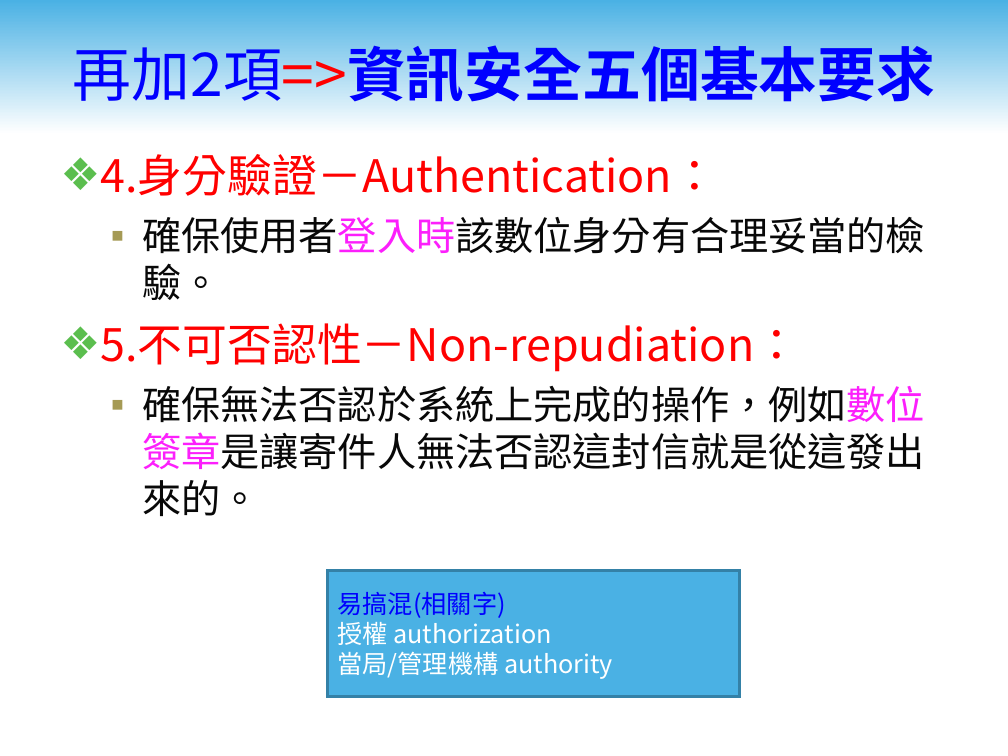
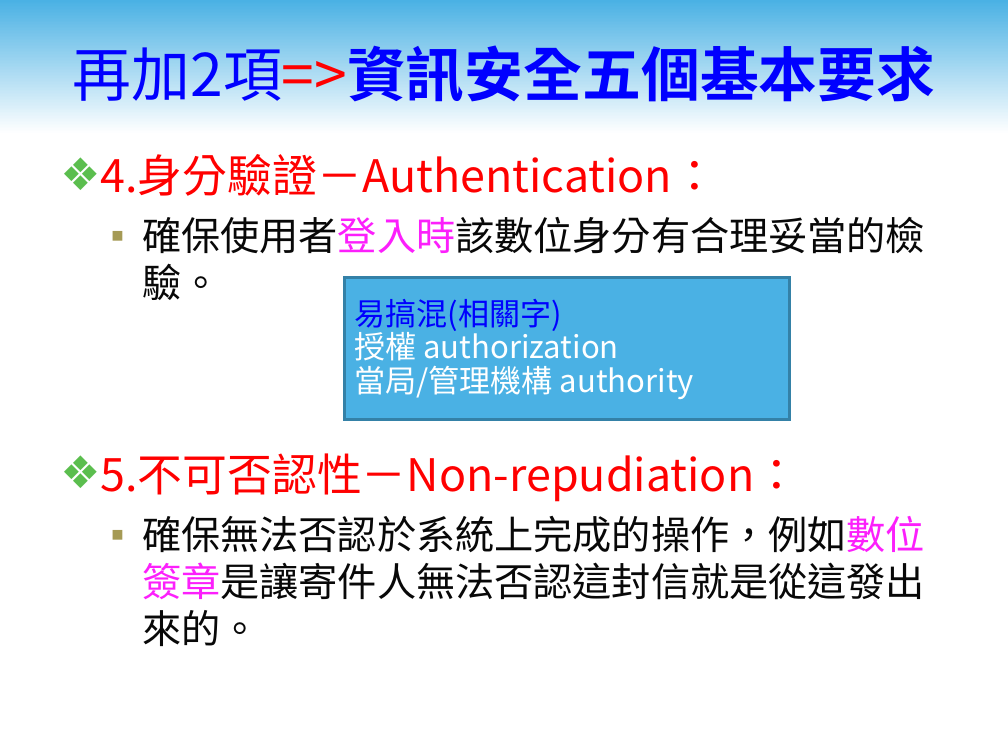
Before and after one commit to chih-chengwu/Information-Security-Markdown, a slide deck: slide 7 of 1-4.上課前聊-資訊安全_Overview_Concept.ppt. Drawn at 1008x756 pixels with LibreOffice and Linux fonts; fonts in the diff are those of the drawing; background and template pictures are left out. Boxes give left, top, right and bottom in pixels: in the first picture for what was removed or moved away, otherwise in the second. Text is boxed around its words. In the diff, an @@ line names an element or a change of style, - is before the commit and + after.

```diff
--- a/1-4.上課前聊-資訊安全_Overview_Concept.ppt
+++ b/1-4.上課前聊-資訊安全_Overview_Concept.ppt
@@ text "4.身分驗證－Authentication：" rewrapped from (100, 154, 925, 516) to (100, 154, 925, 646) @@
@@ rectangle "易搞混(相關字) 授權 authorization 當局/管理機構 authority": place and size @@
-rectangle "易搞混(相關字) 授權 authorization 當局/管理機構 authority" at (328, 571, 739, 697)
+rectangle "易搞混(相關字) 授權 authorization 當局/管理機構 authority" at (345, 277, 790, 420)
@@ rectangle "易搞混(相關字) 授權 authorization 當局/管理機構 authority" at (345, 277, 790, 420): size 18 to 22.2 pt; line spacing 1 to 0.9 @@
```
Also in this commit, not shown: 2 other slides changed, 4 other files.
